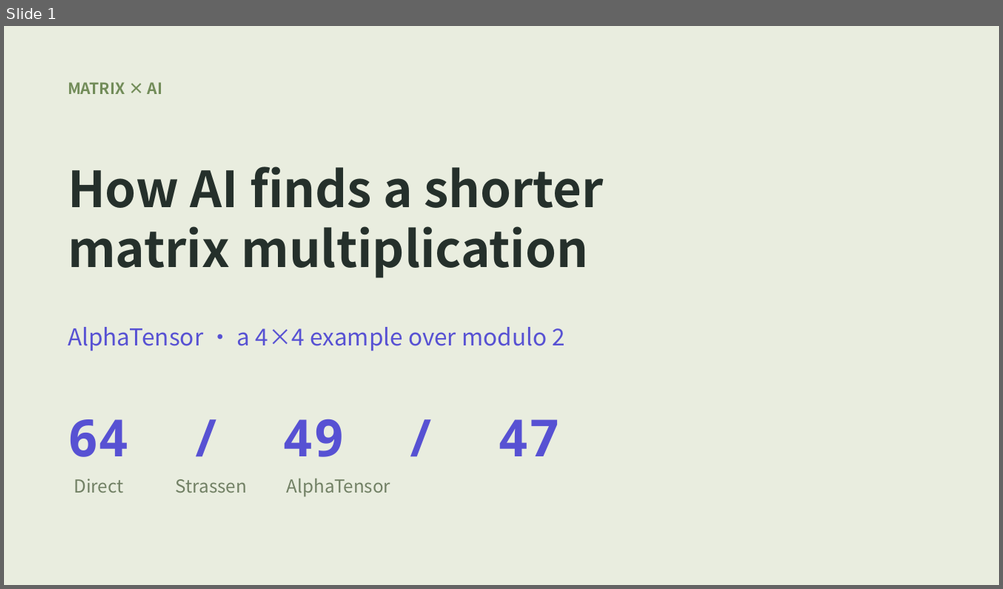
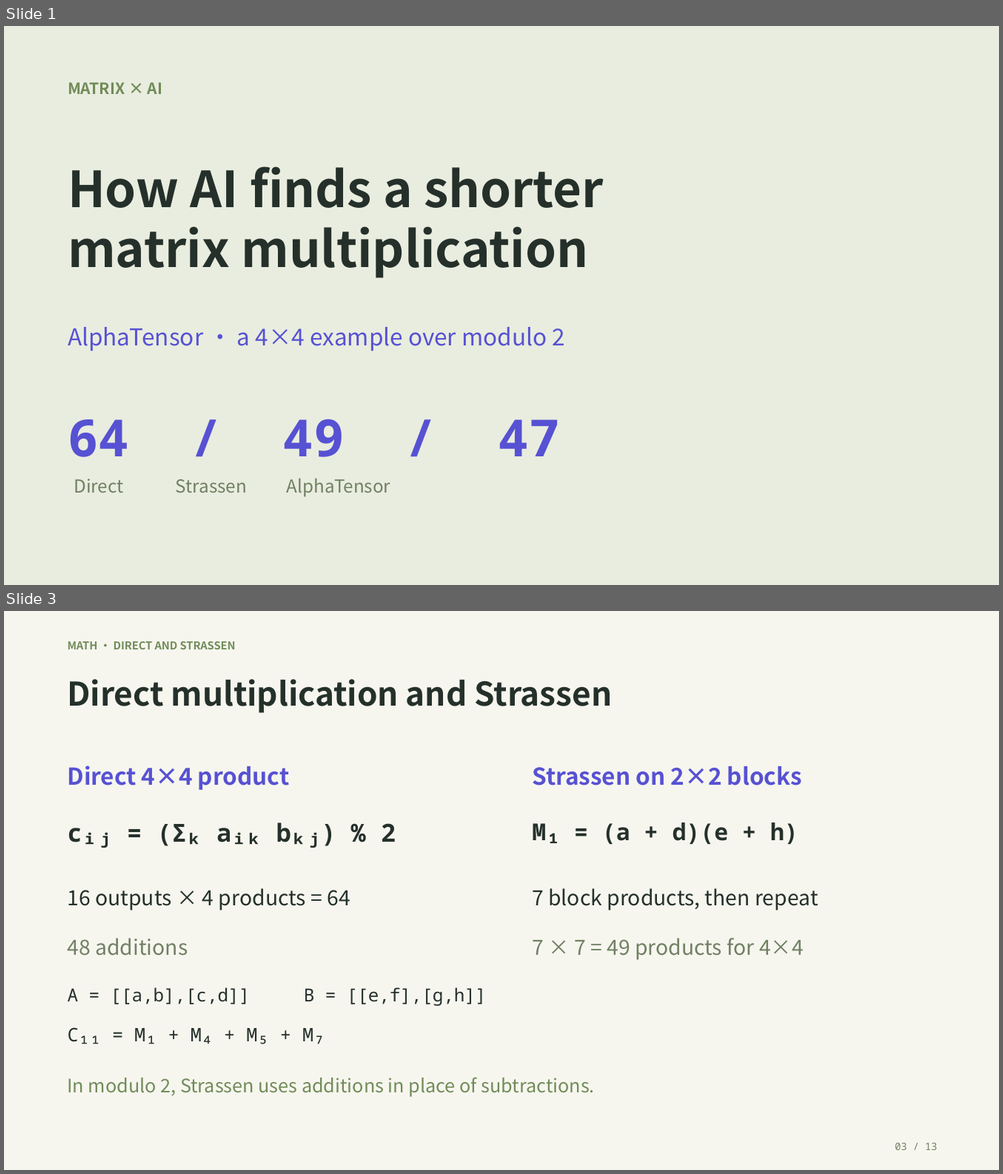
Before and after one commit to secreat14/AlphaEvolve-saplingagent-ppt, a slide deck: alphatensor_matrix_multiplication.pptx. Shown one above the other, each under a label of ours: slide 1 before the commit, slides 1 and 3 after it; the slides between them are not shown. The pictures are 1003x589 and 1003x1174 pixels, drawn with LibreOffice and Linux fonts; fonts in the diff are those of the drawing. Boxes give left, top, right and bottom in pixels: in the first picture for what was removed or moved away, otherwise in the second. Text is boxed around its words. In the diff, an @@ line names an element or a change of style, - is before the commit and + after.

Commit message:
update notebook to use plain modulo

```diff
--- a/alphatensor_matrix_multiplication.pptx
+++ b/alphatensor_matrix_multiplication.pptx
@@ slide 3 added at (x1=4, y1=611, x2=999, y2=1170), background #F6F6EF @@
@@ text added at (x1=68, y1=641, x2=236, y2=649), 10.5 pt, text #728C59, bold @@
+MATH · DIRECT AND STRASSEN
@@ text added at (x1=68, y1=679, x2=612, y2=713), 31.5 pt, text #25302B, bold @@
+Direct multiplication and Strassen
@@ text added at (x1=67, y1=766, x2=289, y2=790), 22.5 pt, text #5751D3, bold @@
+Direct 4×4 product
@@ text added at (x1=532, y1=766, x2=802, y2=786), 22.5 pt, text #5751D3, bold @@
+Strassen on 2×2 blocks
@@ text added at (x1=68, y1=823, x2=395, y2=848), 24 pt, text #25302B, bold @@
+cᵢⱼ = (Σₖ aᵢₖ bₖⱼ) % 2
@@ text added at (x1=532, y1=823, x2=798, y2=845), 22.5 pt, text #25302B, bold @@
+M₁ = (a + d)(e + h)
@@ text added at (x1=67, y1=889, x2=350, y2=911), 20.2 pt, text #25302B @@
+16 outputs × 4 products = 64
@@ text added at (x1=532, y1=889, x2=818, y2=911), 20.2 pt, text #25302B @@
+7 block products, then repeat
@@ text added at (x1=67, y1=938, x2=188, y2=956), 20.2 pt, text #718064 @@
+48 additions
@@ text added at (x1=532, y1=938, x2=803, y2=960), 20.2 pt, text #718064 @@
+7 × 7 = 49 products for 4×4
@@ text added at (x1=68, y1=988, x2=486, y2=1006), 17.2 pt, text #25302B @@
+A = [[a,b],[c,d]] B = [[e,f],[g,h]]
@@ text added at (x1=68, y1=1028, x2=324, y2=1045), 18 pt, text #25302B @@
+C₁₁ = M₁ + M₄ + M₅ + M₇
@@ text added at (x1=68, y1=1077, x2=595, y2=1097), 18 pt, text #728C59 @@
+In modulo 2, Strassen uses additions in place of subtractions.
@@ text added at (x1=894, y1=1143, x2=936, y2=1150), 9.8 pt, text #718064 @@
+03 / 13
```
Also in this commit, not shown: 9 slides changed, 2 other slides added, 2 other files.
